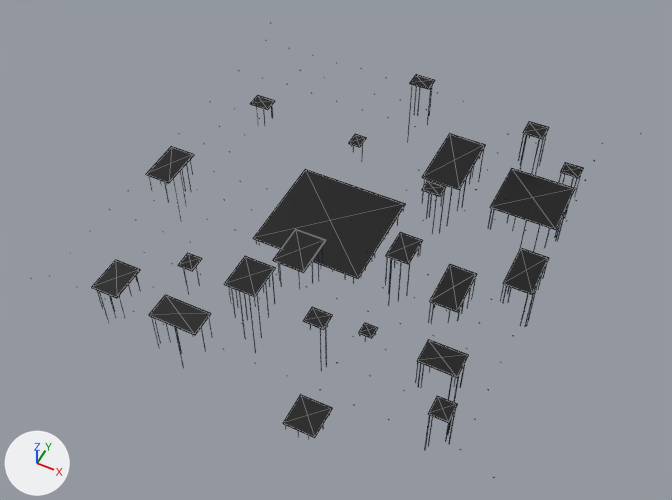
Before and after pictures for a commit that changed the glTF model netrun/assets/models/env/far_floor_b.glb.
One viewpoint serves both versions: a camera (50 mm lens) standing at (6.54, -14.24, 15.73) and looking at (-0.4, -0.37, -1.62). The axes (+X, +Y, +Z) are drawn at lower left. The lights are the same throughout. The older version comes first. Mesh edges are drawn as thin lines on the coarser meshes.

Objects in the first picture: 'far_floor_streaks_hang', 'tiles' and 1 more.
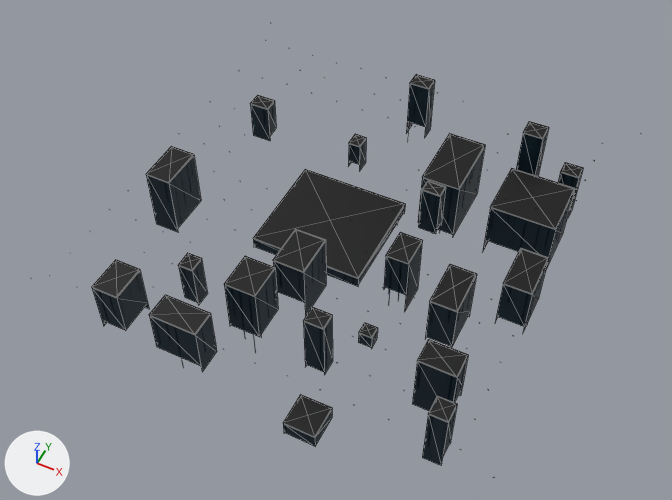
What differs and where, as boxes [x1, y1, x2, y2] in the pictures (672 x 500 px):
'far_floor_skirt', added
    after: [92, 81, 583, 466]

The change, as a list of edits to the scene's bpy script:
```text
Add mat_shell_soft:
    mat_shell_soft = bpy.data.materials.new('shell_soft')
    # nodes: BsdfPrincipled, Mix, OutputMaterial, VertexColor
    # colours: dark blue #192730, mixed with the vertex colours
Add me_far_floor_skirt:
    me_far_floor_skirt.from_pydata(...)  # 288 vertices, 192 faces; spans x -5.05..4.62, y -4.91..5.16, z -2.97..-0.03
    me_far_floor_skirt.materials.append(mat_shell_soft)
Add ob_far_floor_skirt:
    ob_far_floor_skirt = bpy.data.objects.new('far_floor_skirt', me_far_floor_skirt)
    ob_far_floor_skirt.location = (0.0, 0.0, 0.0)
```
